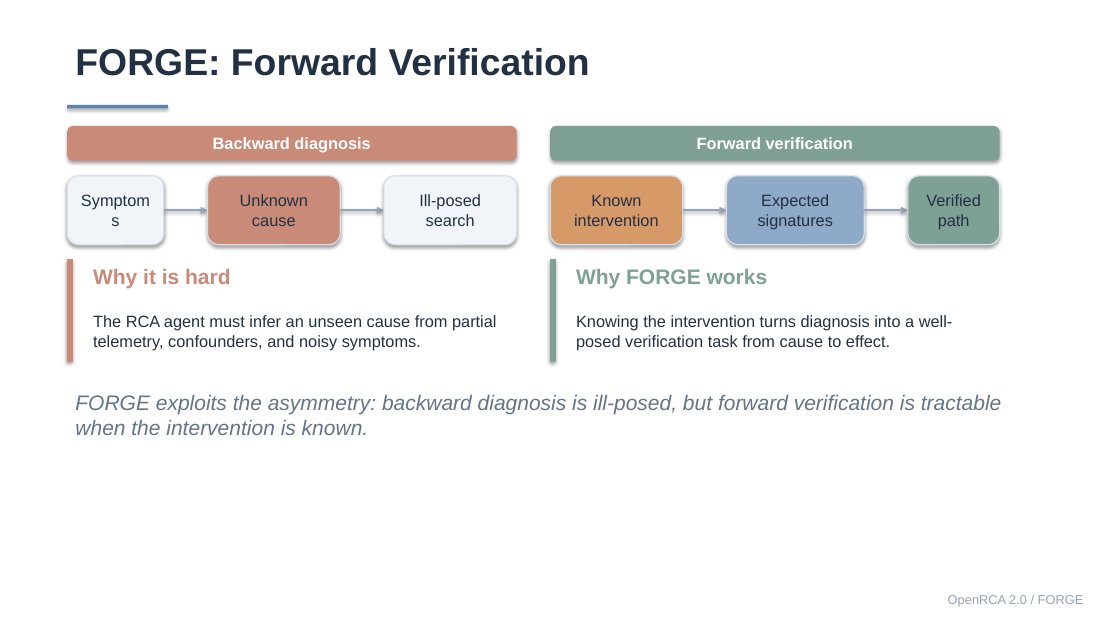
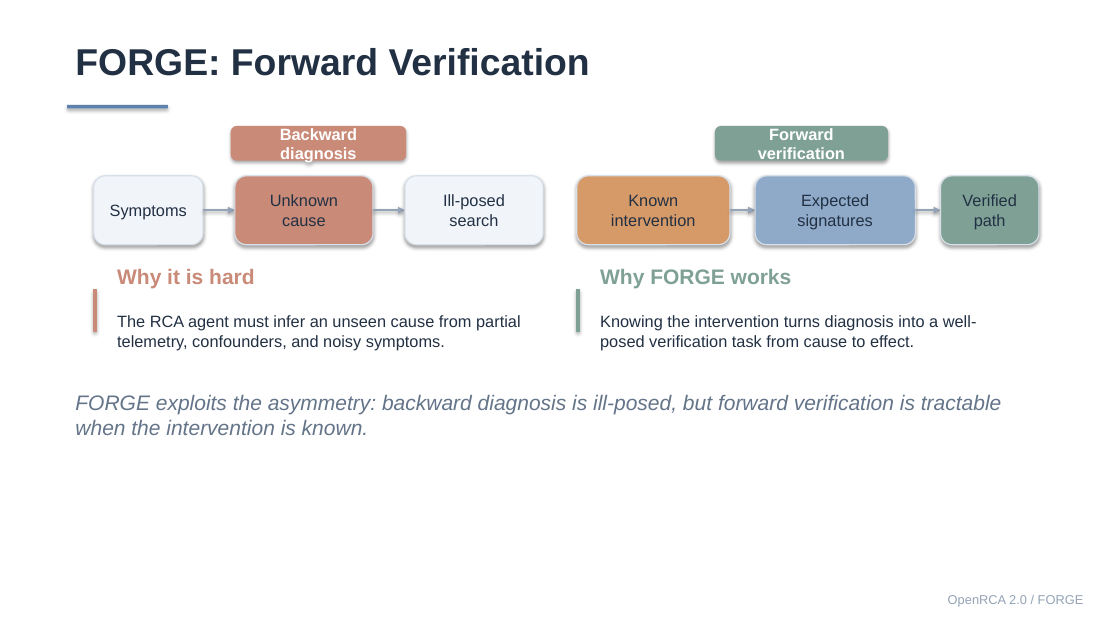
Before and after one commit to Lincyaw/paperops, a slide deck: slide 13 of examples/self-intro/diagnostic_world_model.pptx. Drawn at 1120x630 pixels with LibreOffice and Linux fonts; fonts in the diff are those of the drawing. Boxes give left, top, right and bottom in pixels: in the first picture for what was removed or moved away, otherwise in the second. Text is boxed around its words. In the diff, an @@ line names an element or a change of style, - is before the commit and + after.

Commit message:
Improve SlideCraft layout review workflow

```diff
--- a/examples/self-intro/diagnostic_world_model.pptx
+++ b/examples/self-intro/diagnostic_world_model.pptx
@@ rounded rectangle "Backward diagnosis": place and size @@
-rounded rectangle "Backward diagnosis" at [67,126,517,160]
+rounded rectangle "Backward diagnosis" at [231,126,407,160]
@@ rounded rectangle "Forward verification": place and size @@
-rounded rectangle "Forward verification" at [550,126,1000,160]
+rounded rectangle "Forward verification" at [715,126,888,160]
@@ rounded rectangle "Symptoms": place and size @@
-rounded rectangle "Symptoms" at [67,176,164,245]
+rounded rectangle "Symptoms" at [94,176,203,245]
@@ rounded rectangle "Unknown cause": place and size @@
-rounded rectangle "Unknown cause" at [208,176,340,245]
+rounded rectangle "Unknown cause" at [235,176,374,245]
@@ rounded rectangle "Ill-posed search": place and size @@
-rounded rectangle "Ill-posed search" at [384,176,517,245]
+rounded rectangle "Ill-posed search" at [405,176,544,245]
@@ rounded rectangle "Known intervention": place and size @@
-rounded rectangle "Known intervention" at [550,176,683,245]
+rounded rectangle "Known intervention" at [577,176,730,245]
@@ rounded rectangle "Expected signatures": place and size @@
-rounded rectangle "Expected signatures" at [727,176,865,245]
+rounded rectangle "Expected signatures" at [755,176,916,245]
@@ rounded rectangle "Verified path": place and size @@
-rounded rectangle "Verified path" at [908,176,1000,245]
+rounded rectangle "Verified path" at [941,176,1039,245]
@@ arrow moved from (164, 210) - (208, 210) to (203, 210) - (235, 210) @@
@@ arrow moved from (340, 210) - (384, 210) to (373, 210) - (405, 210) @@
@@ arrow moved from (683, 210) - (727, 210) to (730, 210) - (755, 210) @@
@@ arrow moved from (865, 210) - (908, 210) to (916, 210) - (941, 210) @@
@@ 4 texts: place and size @@
-4 texts at [93,269,953,351]
+4 texts at [117,269,977,351]
@@ rectangle: place and size @@
-rectangle at [67,260,72,361]
+rectangle at [94,290,97,332]
@@ rectangle: place and size @@
-rectangle at [550,260,555,361]
+rectangle at [577,290,580,332]
```
Also in this commit, not shown: 19 other slides changed, 35 other files.
